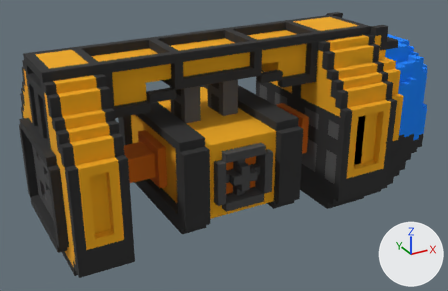
Before and after pictures for a commit that changed the FBX model 3D_Models_and_Artwork/Models/ShipBodies/Construction-ShipBodies/ShipBody#1/ConstructionShip#1.fbx.
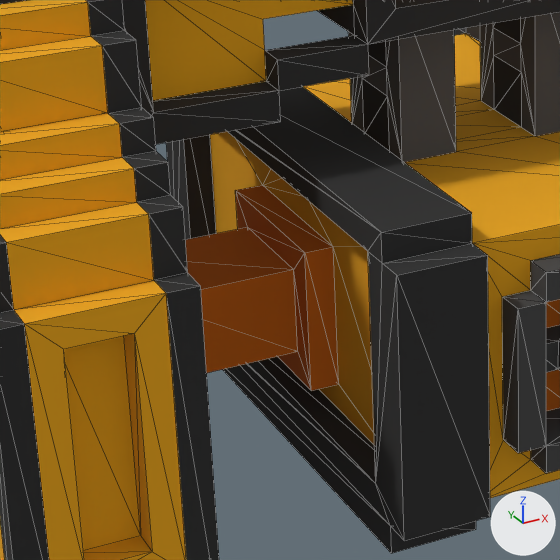
Old and new are each drawn whole from a 50 mm camera at (-1.14, -5.3, 5.96) aimed at (2.36, 1.06, 2.78) and again close up on the part from 16% to 51% of the width and 27% to 81% of the height. Arrows for +X, +Y and +Z are at lower right; the lights stay in place. The close-ups show mesh edges as thin lines. Where no turn or scale is listed for an object, it has been applied to the vertices. Vertices at the same position are counted once.

Names of what the first close-up shows: 'ConstructionShip#1'.
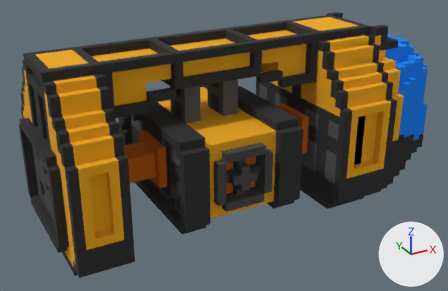
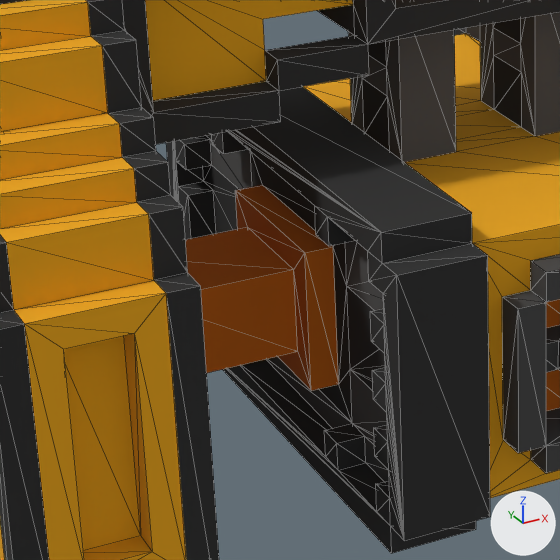
Where the change shows, as pixel boxes (x1, y1, x2, y2) in the close-ups (560 x 560 px; the box of a moved part takes in the faces that stretch with it):
'ConstructionShip#1', reshaped, moved: (0, 0, 560, 560) in both
part 1 of me_constructionship_1, moved or reshaped: before (179, 138, 376, 484); after (173, 130, 404, 540)

The edits, one by one:
me_constructionship_1 is used by ob_constructionship_1; location (2.182, 1.0, 3.021).
me_constructionship_1 had 1795 vertices, 3788 faces and spanned x -2.18..3.32, y -1.0..1.0, z -1.02..1.18.
me_constructionship_1 now has 1835 vertices, 3866 faces and spans x -2.18..3.32, y -1.0..1.0, z -1.02..1.18.
me_constructionship_1 part 1: 1 vertex moved from x -0.58, y 0.1, z 0.18 to x 0.32, y 0.1, z -0.52; 94 vertices removed from x -0.88..-0.58, y -0.9..0.9, z -0.62..0.28; 127 vertices added at x -0.88..0.62, y -0.9..0.9, z -0.62..0.28.
Object 'ConstructionShip#1' (ob_constructionship_1) moves from (2.182, 1.0, 3.021) to (2.177, 1.001, 3.022).
